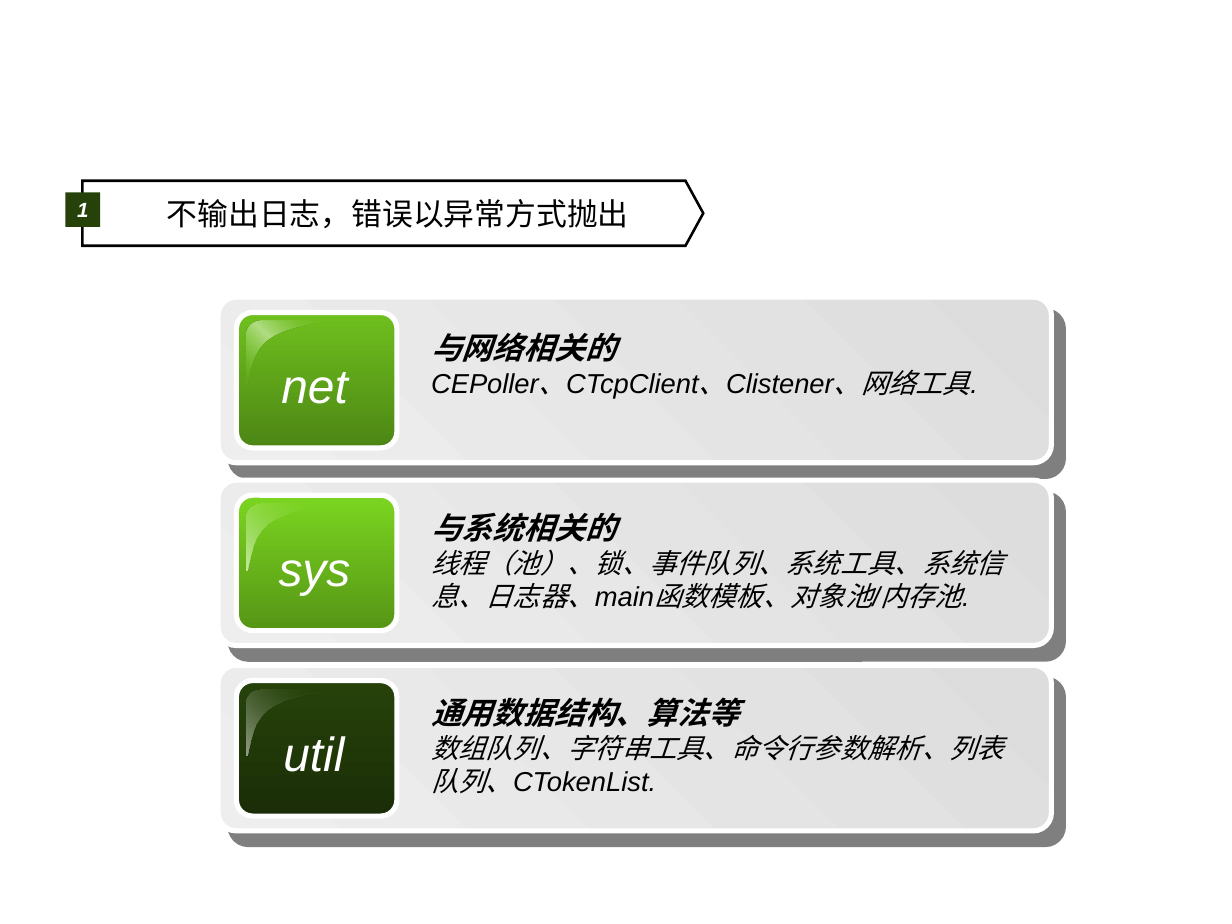
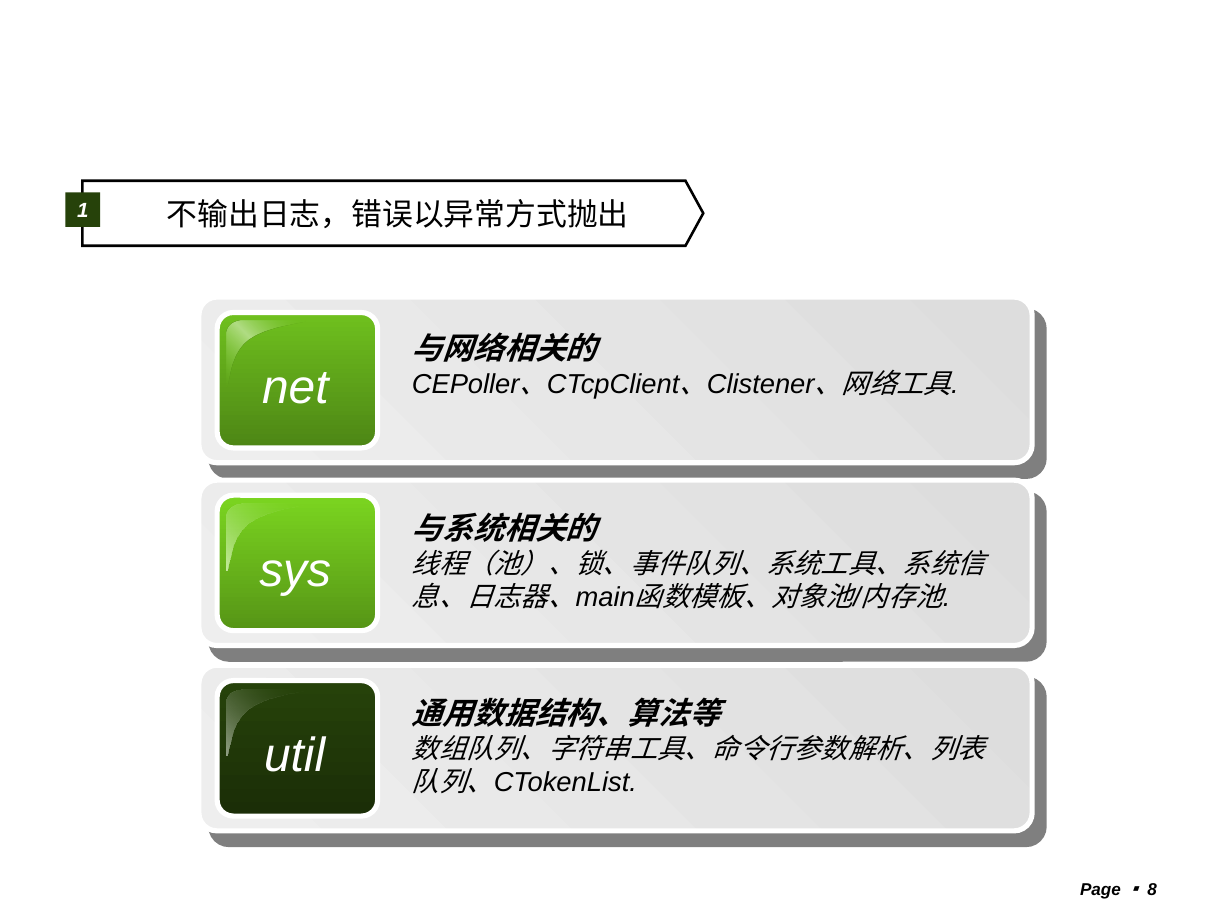
Before and after one commit to shtzr840329/mooon, a slide deck: slide 8 of distributed_platform/docs/mooon.ppt. Drawn at 1232x924 pixels with LibreOffice and Linux fonts; fonts in the diff are those of the drawing; background and template pictures are left out. Boxes give left, top, right and bottom in pixels: in the first picture for what was removed or moved away, otherwise in the second. Text is boxed around its words. In the diff, an @@ line names an element or a change of style, - is before the commit and + after.

```diff
--- a/distributed_platform/docs/mooon.ppt
+++ b/distributed_platform/docs/mooon.ppt
@@ 6 texts, 6 rounded rectangles, 3 freeform shapes: place and size @@
-6 texts, 6 rounded rectangles, 3 freeform shapes at <box>218,297,1051,830</box>
+6 texts, 6 rounded rectangles, 3 freeform shapes at <box>198,297,1031,830</box>
@@ page number added at <box>1080,883,1157,899</box>, 10 pt, text #000000, bold, italic @@
+Page ▪ 8
```
Also in this commit, not shown: 21 other slides changed, 5 slides added, 4 slides removed, 4 other files.
